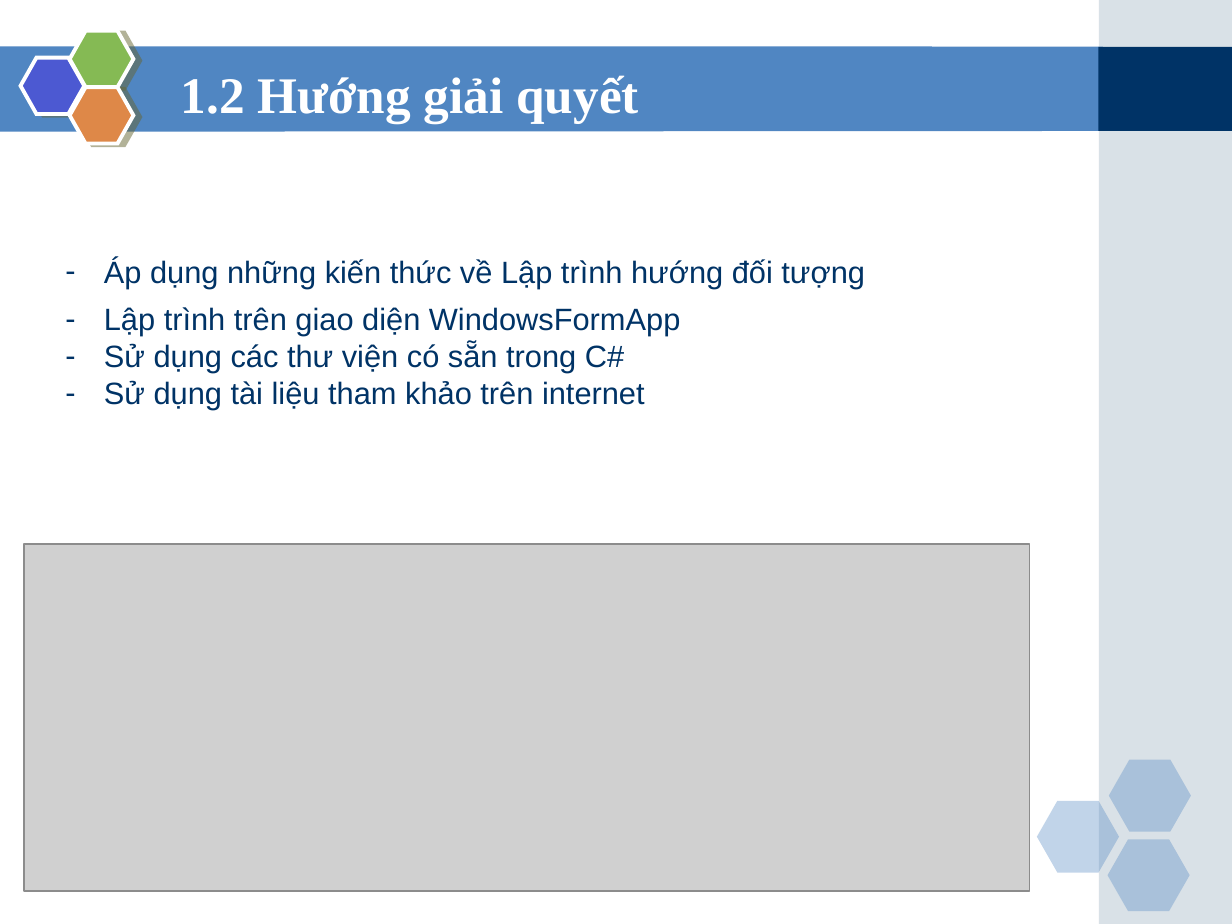
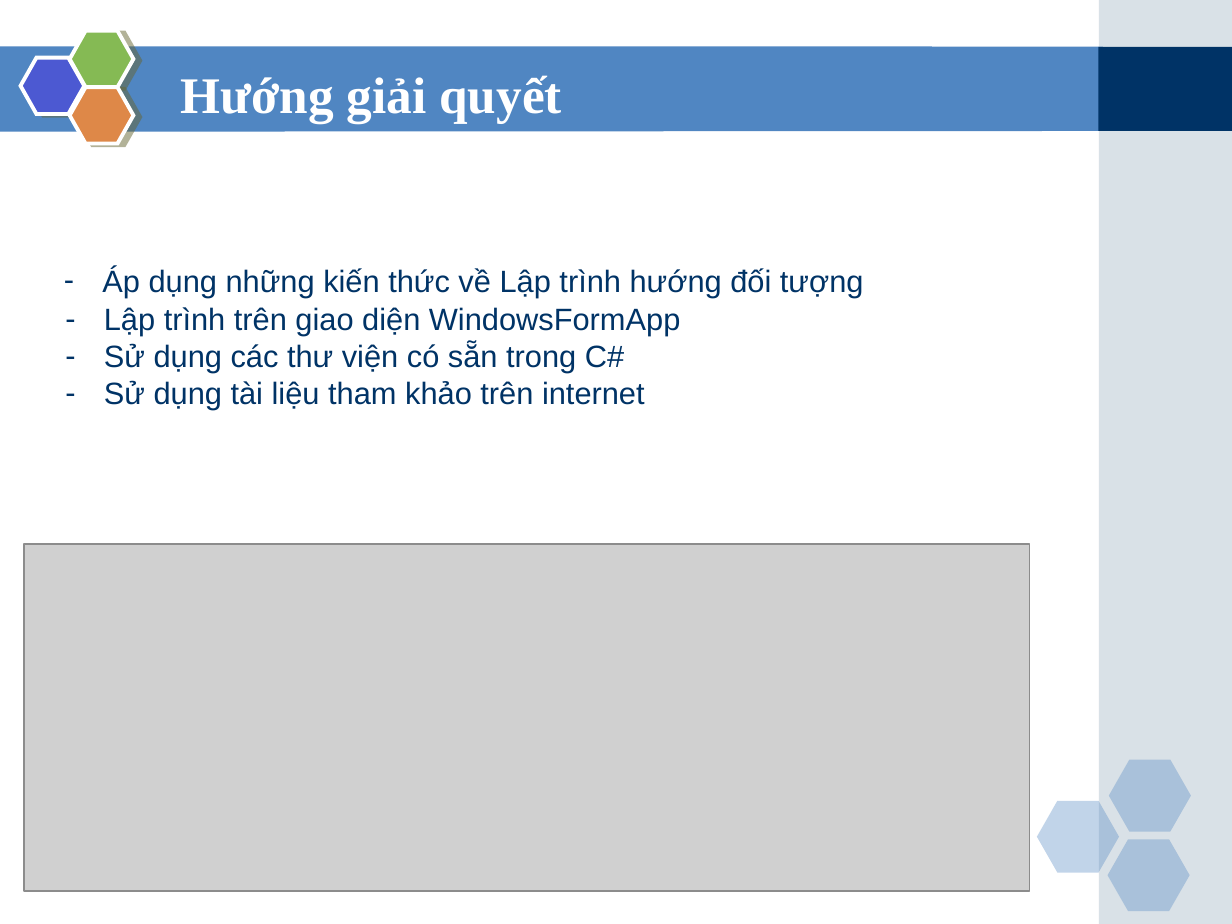
Before and after one commit to MinhHieuNguyen0210/Task-Manager, a slide deck: slide 6 of Đồ án 1.ppt (slide 7 before the commit). Drawn at 1232x924 pixels with LibreOffice and Linux fonts; fonts in the diff are those of the drawing; grey boxes stand for pictures. Boxes give left, top, right and bottom in pixels: in the first picture for what was removed or moved away, otherwise in the second. Text is boxed around its words. In the diff, an @@ line names an element or a change of style, - is before the commit and + after.

```diff
--- a/Đồ án 1.ppt
+++ b/Đồ án 1.ppt
@@ title at (181,75,562,123): text changed @@
-1.2 Hướng giải quyết
+Hướng giải quyết
@@ text "Áp dụng những kiến thức ...": place and size @@
-text "Áp dụng những kiến thức ..." at (104,259,865,289)
+text "Áp dụng những kiến thức ..." at (102,267,864,297)
```
Also in this commit, not shown: 3 other slides changed, 1 slide removed.
